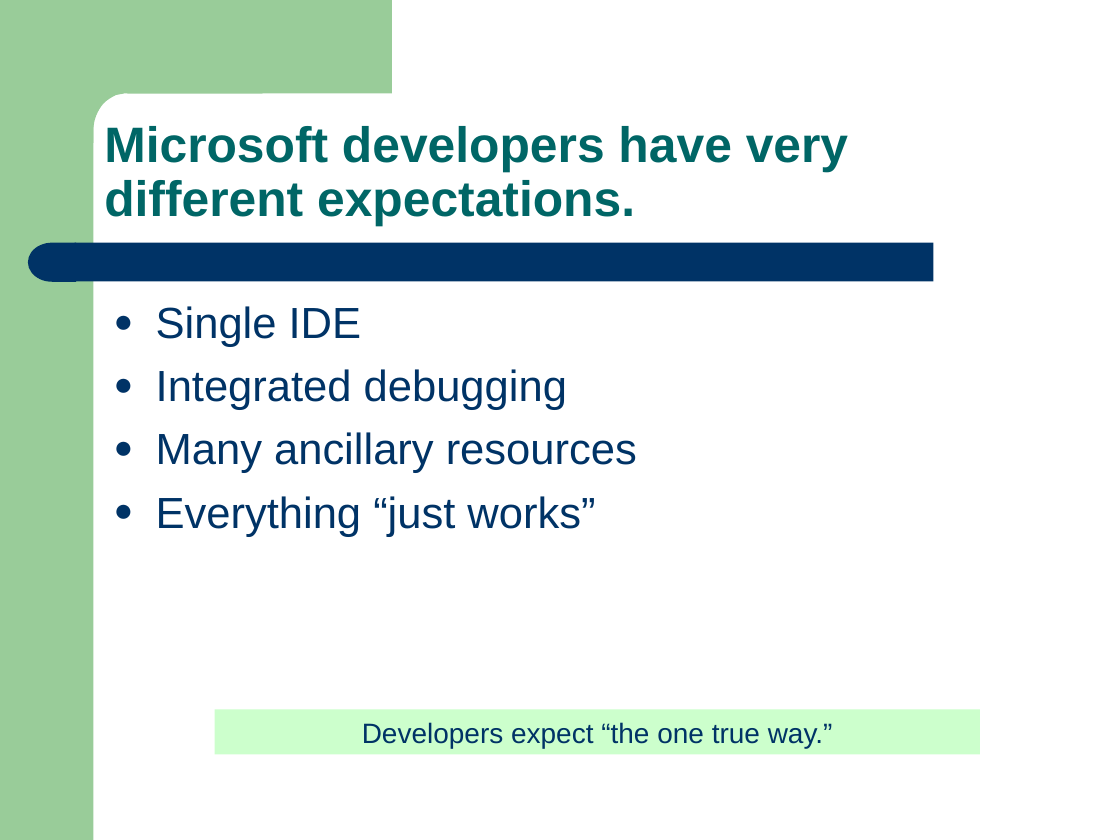
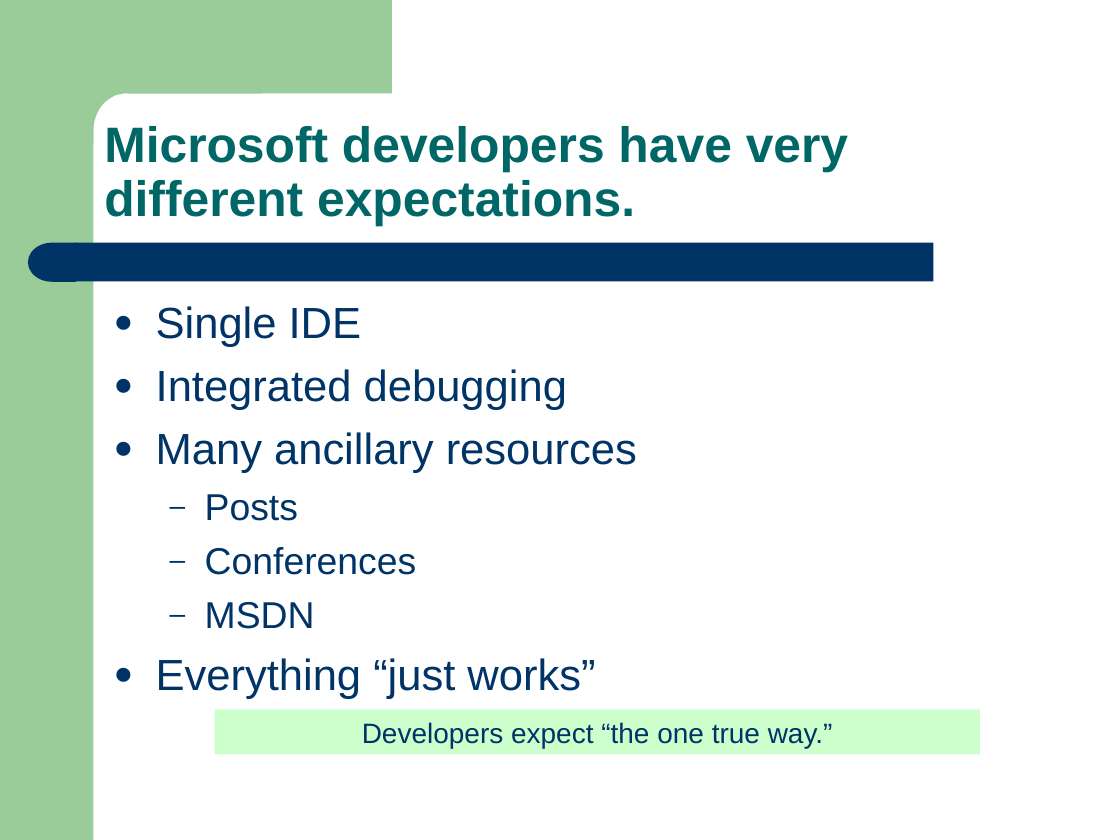
Before and after one commit to mrwizard82d1/yctiam, a slide deck: slide 6 of yctiam.ppt. Drawn at 1120x840 pixels with LibreOffice and Linux fonts; fonts in the diff are those of the drawing. Boxes give left, top, right and bottom in pixels: in the first picture for what was removed or moved away, otherwise in the second. Text is boxed around its words. In the diff, an @@ line names an element or a change of style, - is before the commit and + after.

```diff
--- a/yctiam.ppt
+++ b/yctiam.ppt
@@ text at bbox=[205, 494, 417, 629]: paragraphs added @@
+  – Posts
+  – Conferences
+  – MSDN
```
Also in this commit, not shown: 7 other slides changed, 4 slides added, 3 slides removed.
